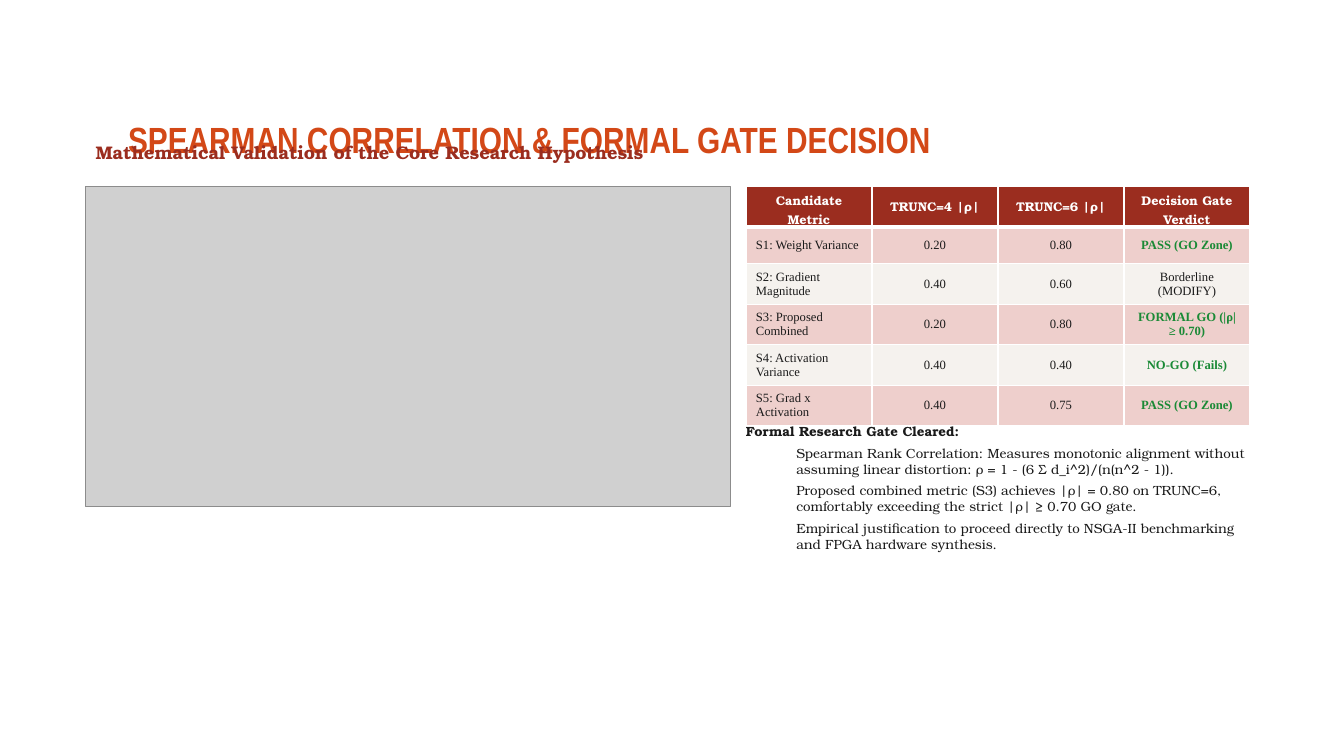
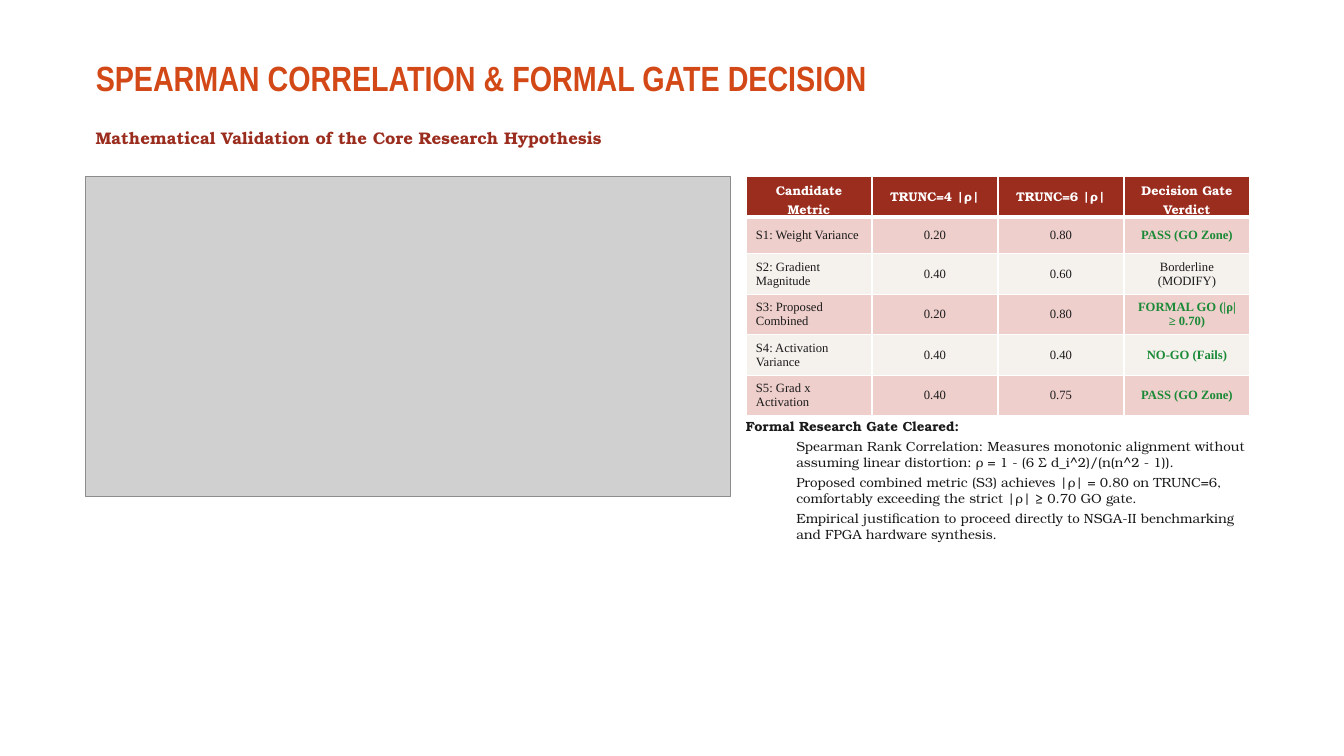
Before and after one commit to ThallapureddyVenkataRamCharanReddy/sensitivity-approx-mult-cnn, a slide deck: slide 11 of Project_Presentation_Complete.pptx. Drawn at 1344x756 pixels with LibreOffice and Linux fonts; fonts in the diff are those of the drawing; grey boxes stand for pictures; background and template pictures are left out. Boxes give left, top, right and bottom in pixels: in the first picture for what was removed or moved away, otherwise in the second. Text is boxed around its words. In the diff, an @@ line names an element or a change of style, - is before the commit and + after.

Commit message:
Fix presentation layout, eliminate duplicate table and shape overlaps across all slides

```diff
--- a/Project_Presentation_Complete.pptx
+++ b/Project_Presentation_Complete.pptx
@@ title "SPEARMAN CORRELATION & FORMAL GATE ...": place and size @@
-title "SPEARMAN CORRELATION & FORMAL GATE ..." at <box>128,124,930,160</box>
+title "SPEARMAN CORRELATION & FORMAL GATE ..." at <box>96,66,867,92</box>
@@ title "SPEARMAN CORRELATION & FORMAL GATE ..." at <box>96,66,867,92</box>: size 26 to 25 pt @@
@@ text "Mathematical Validation of the Core ...": place and size @@
-text "Mathematical Validation of the Core ..." at <box>96,140,644,165</box>
+text "Mathematical Validation of the Core ..." at <box>96,131,602,148</box>
@@ text "Mathematical Validation of the Core ..." at <box>96,131,602,148</box>: size 13 to 12 pt @@
@@ picture: place and size @@
-picture at <box>86,187,731,506</box>
+picture at <box>86,176,731,496</box>
@@ table: place and size @@
-table at <box>746,187,1250,420</box>
+table at <box>746,176,1250,410</box>
@@ text "Formal Research Gate Cleared:" at <box>746,421,1245,542</box>: less space between paragraphs @@
```
Also in this commit, not shown: 19 other slides changed, 1 other file.
